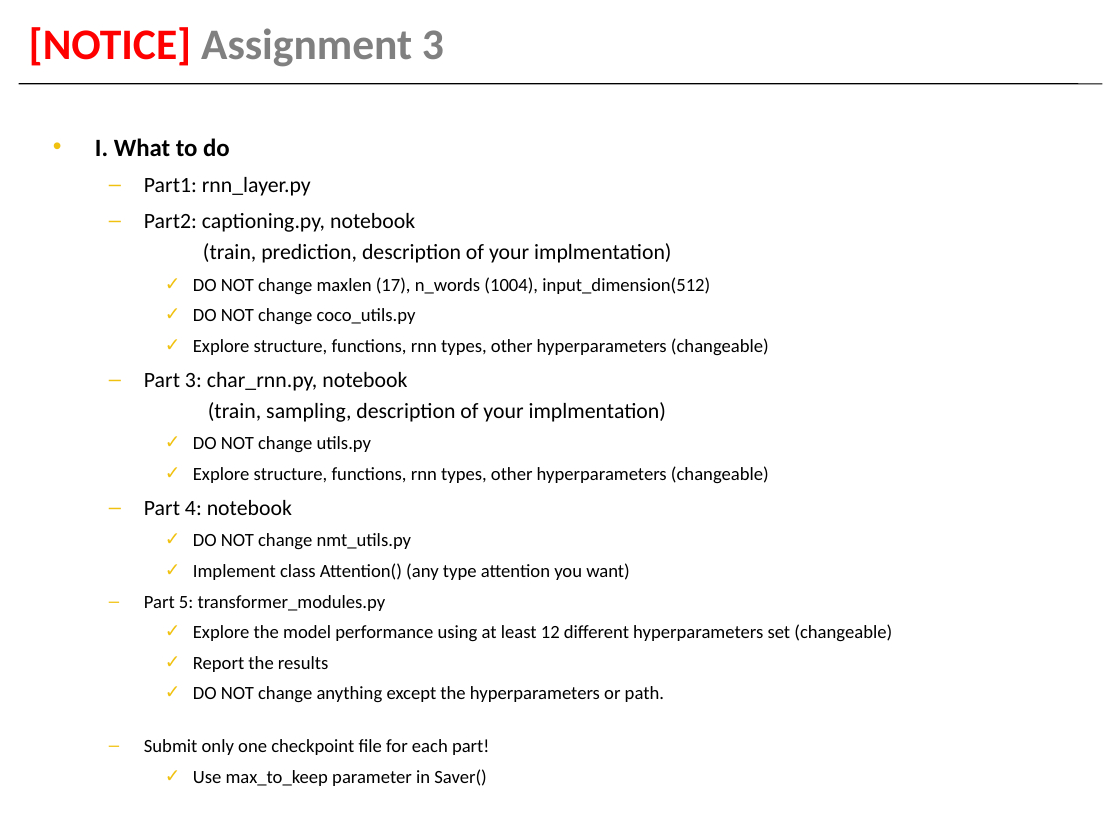
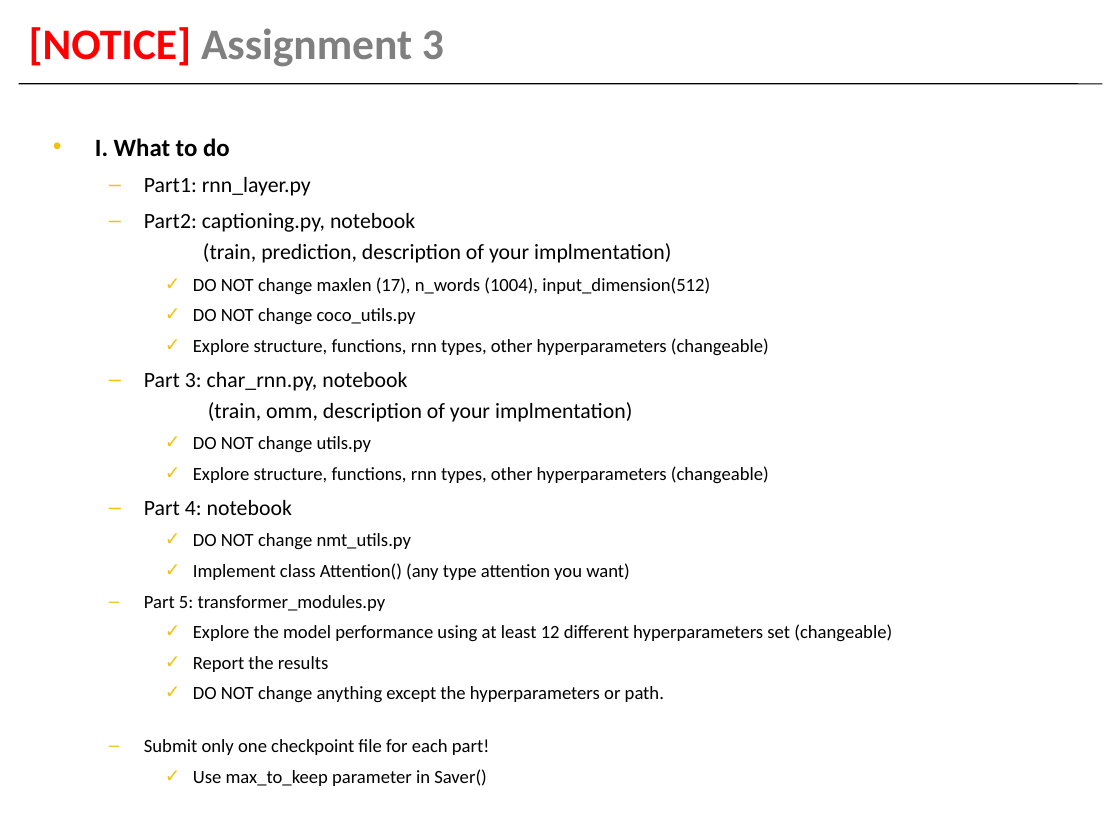
Before and after one commit to haithienld/deep-learning-snu, a slide deck: slide 25 of Assignment3.pptx. Drawn at 1120x840 pixels with LibreOffice and Linux fonts; fonts in the diff are those of the drawing. Boxes give left, top, right and bottom in pixels: in the first picture for what was removed or moved away, otherwise in the second. Text is boxed around its words. In the diff, an @@ line names an element or a change of style, - is before the commit and + after.

```diff
--- a/Assignment3.pptx
+++ b/Assignment3.pptx
@@ text at [144,372,632,422]: text changed @@
-  – Part 3: char_rnn.py, notebook
-    (train, sampling, description of your implmentation)
+  – Part 3: char_rnn.py, notebook
+    (train, omm, description of your implmentation)
```
Also in this commit, not shown: 15 other slides changed, 21 other files.
